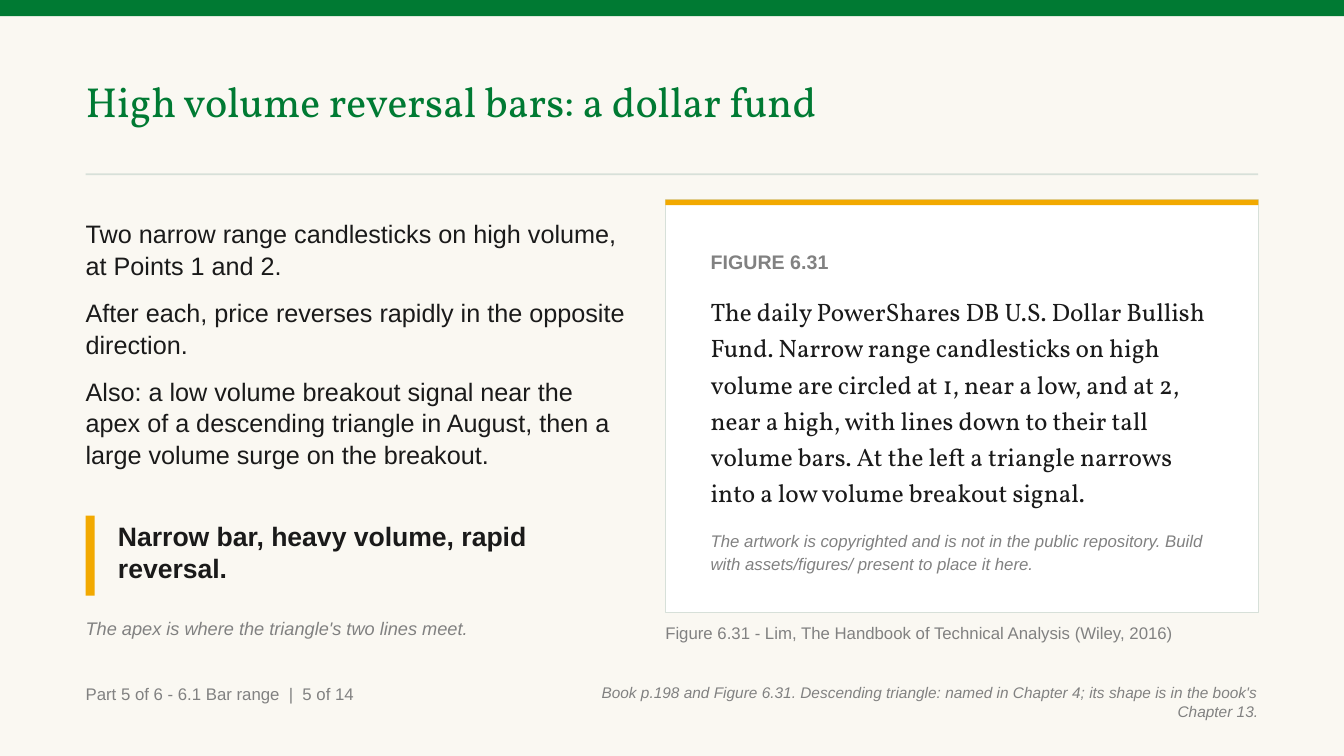
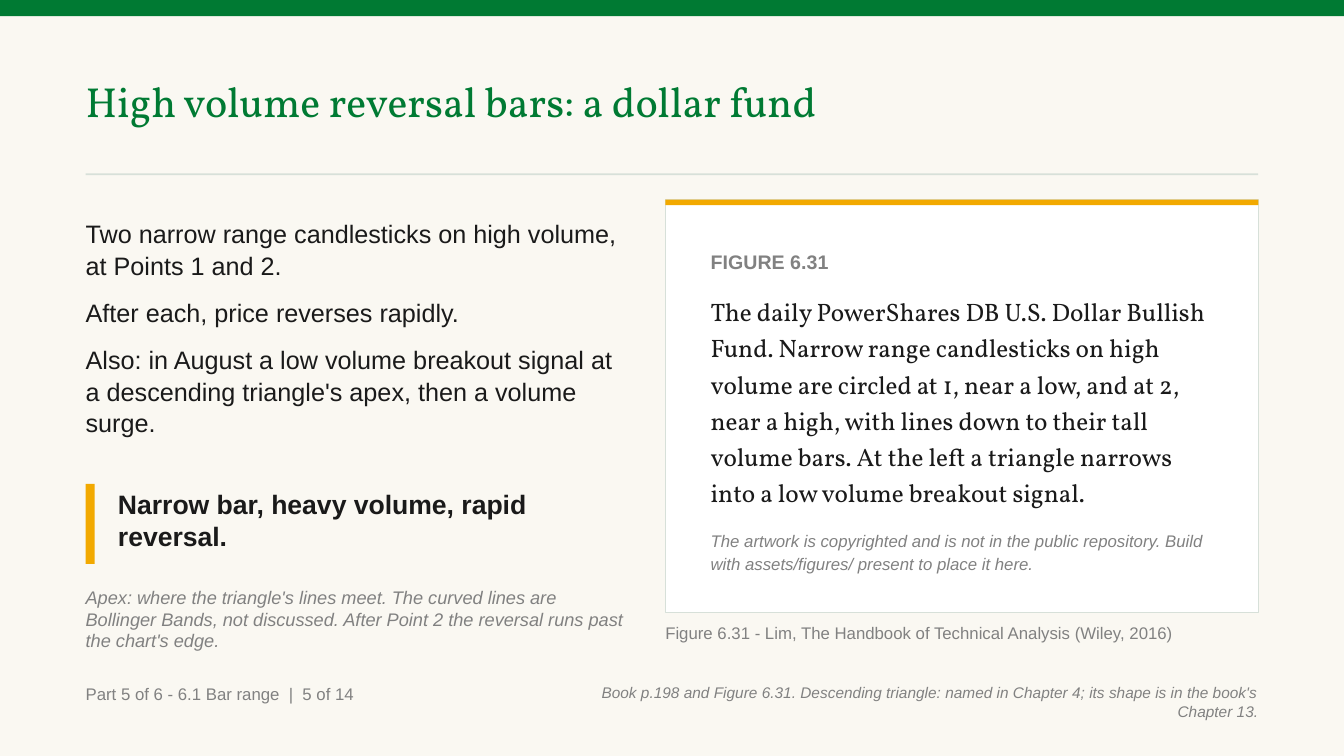
Before and after one commit to benjiesotelo-sudo/Telos_FIN1209, a slide deck: slide 100 of chapter-06/FIN1209-Chapter-06.pptx. Drawn at 1344x756 pixels with LibreOffice and Linux fonts; fonts in the diff are those of the drawing. Boxes give left, top, right and bottom in pixels: in the first picture for what was removed or moved away, otherwise in the second. Text is boxed around its words. In the diff, an @@ line names an element or a change of style, - is before the commit and + after.

```diff
--- a/chapter-06/FIN1209-Chapter-06.pptx
+++ b/chapter-06/FIN1209-Chapter-06.pptx
@@ text at bbox=[86, 303, 612, 438]: text changed @@
-After each, price reverses rapidly in the opposite direction.
-Also: a low volume breakout signal near the apex of a descending triangle in August, then a large volume surge on the breakout.
+After each, price reverses rapidly.
+Also: in August a low volume breakout signal at a descending triangle's apex, then a volume surge.
@@ rectangle: place and size @@
-rectangle at bbox=[86, 516, 95, 596]
+rectangle at bbox=[86, 484, 95, 564]
@@ text "Narrow bar, heavy volume, rapid ...": place and size @@
-text "Narrow bar, heavy volume, rapid ..." at bbox=[118, 526, 526, 579]
+text "Narrow bar, heavy volume, rapid ..." at bbox=[118, 494, 526, 547]
@@ text at bbox=[86, 591, 623, 651]: text changed @@
-The apex is where the triangle's two lines meet.
+Apex: where the triangle's lines meet. The curved lines are Bollinger Bands, not discussed. After Point 2 the reversal runs past the chart's edge.
```
Also in this commit, not shown: 20 other slides changed, 7 other files.
